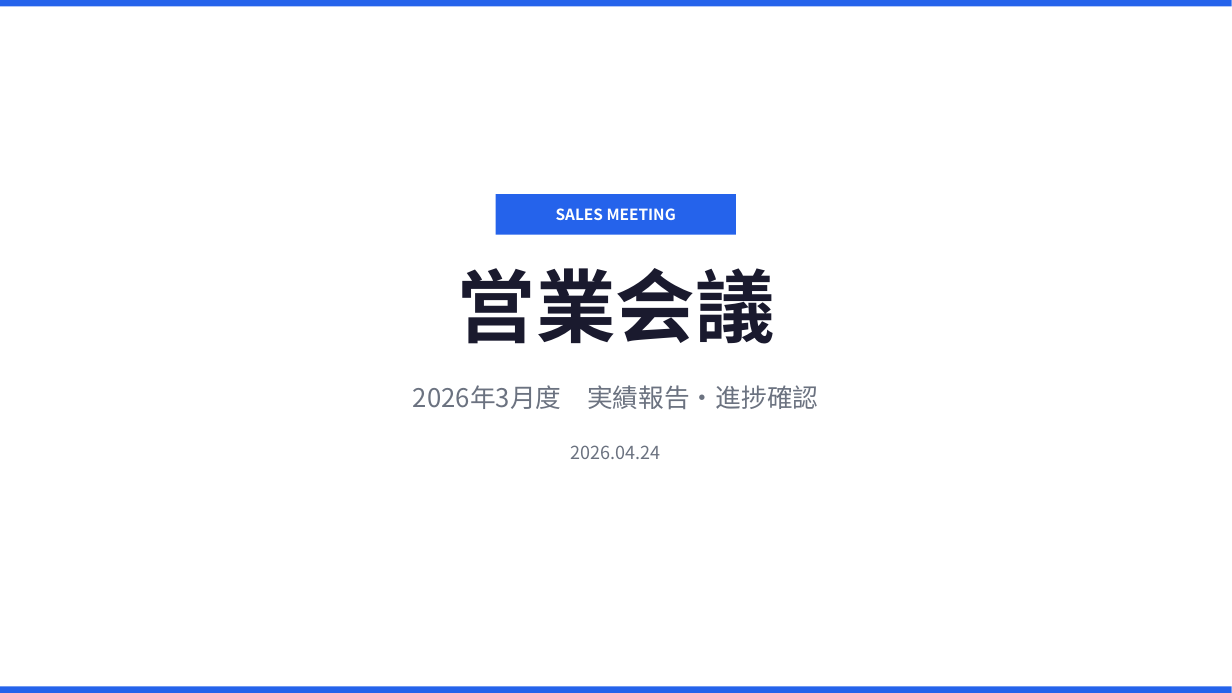
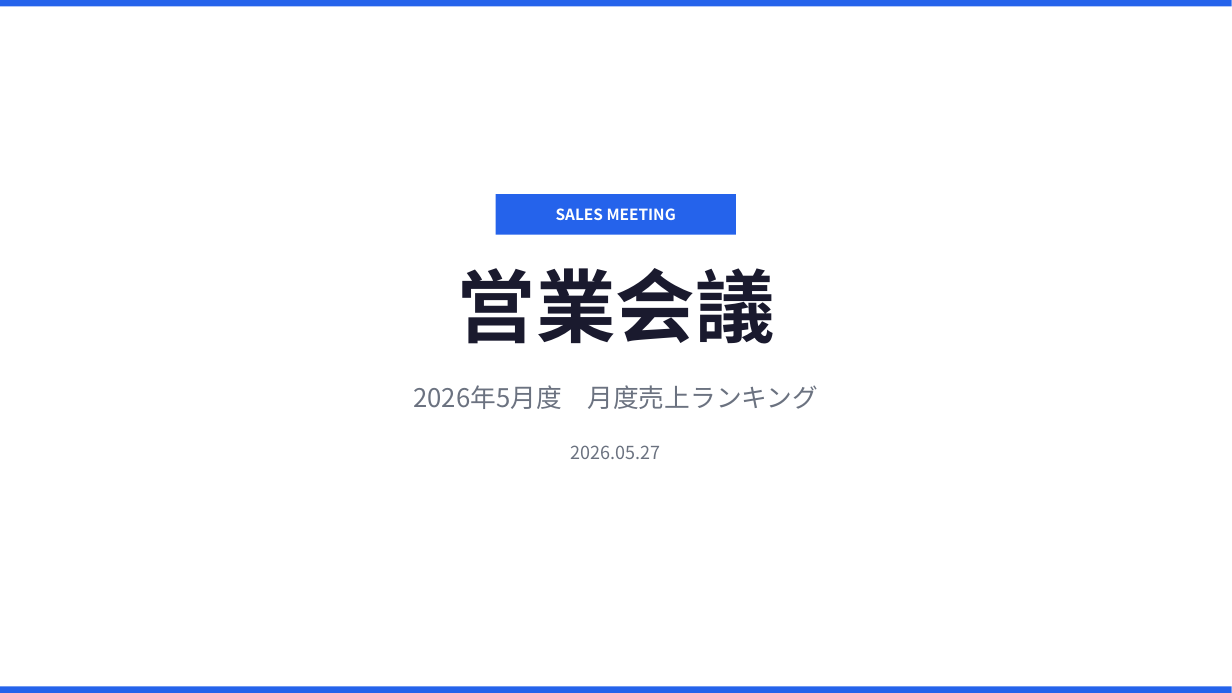
Before and after one commit to horihorihorihorichiz/-, a slide deck: slide 1 of slides/exports/sales-meeting.pptx. Drawn at 1232x693 pixels with LibreOffice and Linux fonts; fonts in the diff are those of the drawing. Boxes give left, top, right and bottom in pixels: in the first picture for what was removed or moved away, otherwise in the second. Text is boxed around its words. In the diff, an @@ line names an element or a change of style, - is before the commit and + after.

```diff
--- a/slides/exports/sales-meeting.pptx
+++ b/slides/exports/sales-meeting.pptx
@@ text at bbox=[413, 385, 819, 409]: text changed @@
-2026年3月度 実績報告・進捗確認
+2026年5月度 月度売上ランキング
@@ text at bbox=[571, 445, 661, 459]: text changed @@
-2026.04.24
+2026.05.27
```
Also in this commit, not shown: 4 slides removed, 2 other files.
